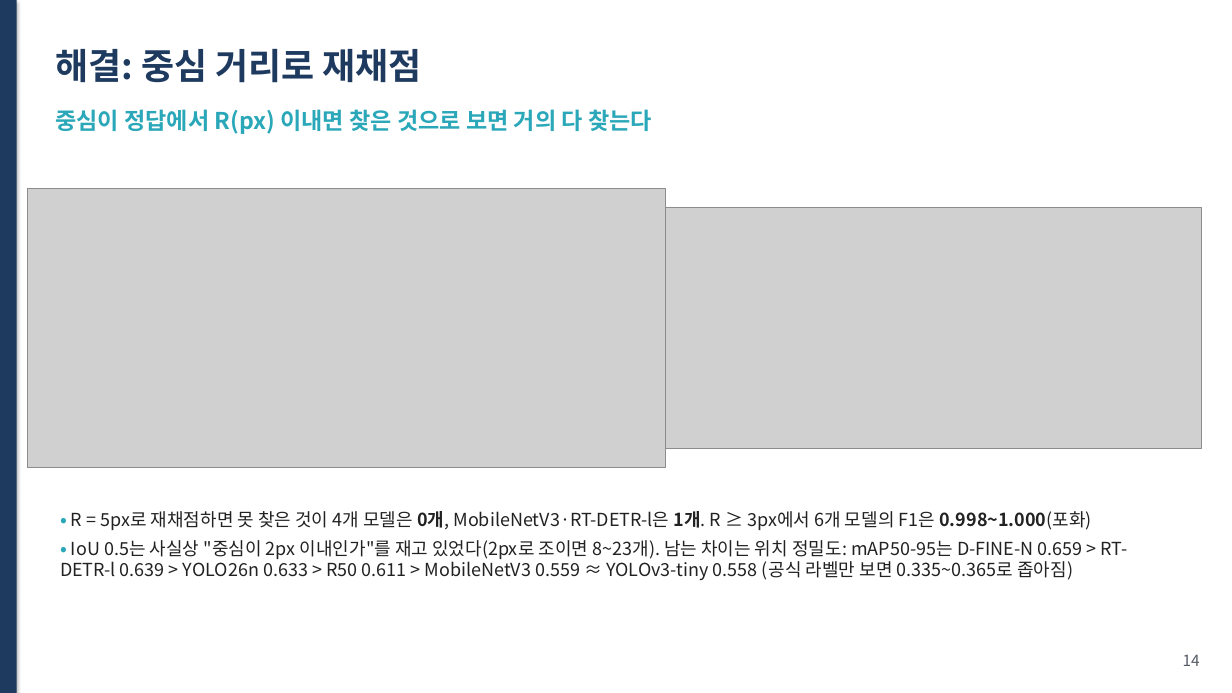
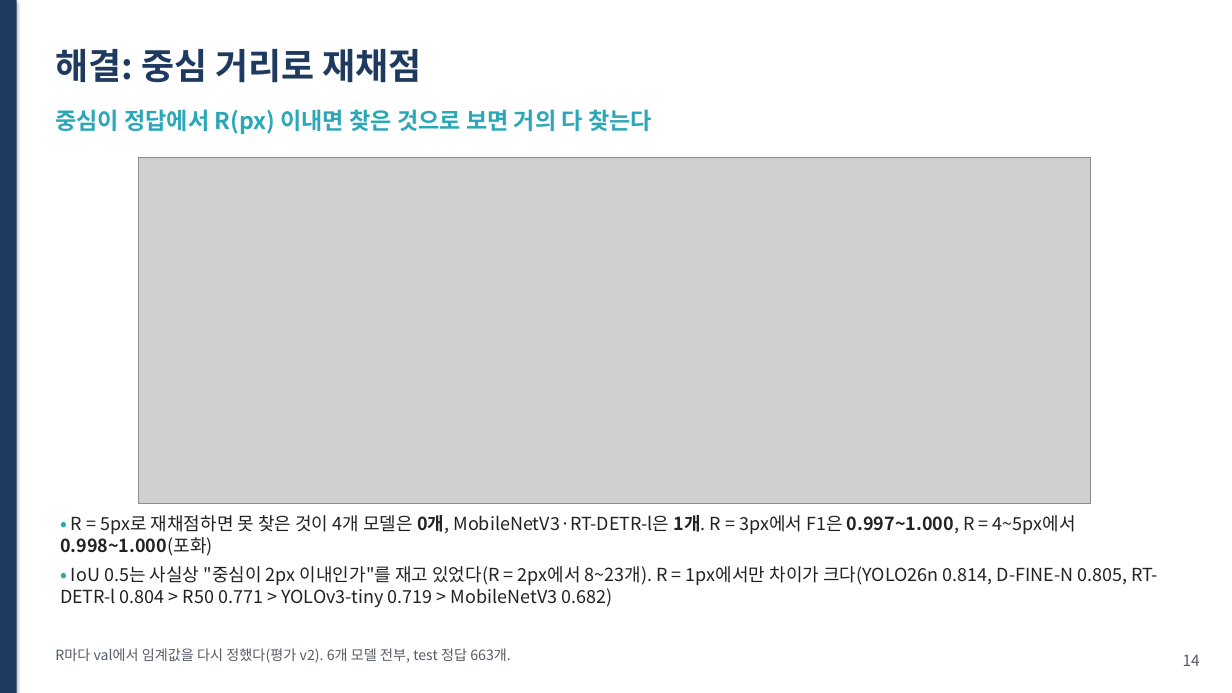
Before and after one commit to hmy7788/kamp_xray_detection, a slide deck: slide 14 of ppt/presentation.pptx. Drawn at 1232x693 pixels with LibreOffice and Linux fonts; fonts in the diff are those of the drawing; grey boxes stand for pictures. Boxes give left, top, right and bottom in pixels: in the first picture for what was removed or moved away, otherwise in the second. Text is boxed around its words. In the diff, an @@ line names an element or a change of style, - is before the commit and + after.

```diff
--- a/ppt/presentation.pptx
+++ b/ppt/presentation.pptx
@@ picture: place and size @@
-picture at <box>665,208,1202,448</box>
+picture at <box>139,157,1091,504</box>
@@ picture removed at <box>28,189,665,468</box> @@
@@ text at <box>60,515,1158,607</box>: text changed @@
-• R = 5px로 재채점하면 못 찾은 것이 4개 모델은 0개, MobileNetV3·RT-DETR-l은 1개. R ≥ 3px에서 6개 모델의 F1은 0.998~1.000(포화)
-• IoU 0.5는 사실상 "중심이 2px 이내인가"를 재고 있었다(2px로 조이면 8~23개). 남는 차이는 위치 정밀도: mAP50-95는 D-FINE-N 0.659 > RT-DETR-l 0.639 > YOLO26n 0.633 > R50 0.611 > MobileNetV3 0.559 ≈ YOLOv3-tiny 0.558 (공식 라벨만 보면 0.335~0.365로 좁아짐)
+• R = 5px로 재채점하면 못 찾은 것이 4개 모델은 0개, MobileNetV3·RT-DETR-l은 1개. R = 3px에서 F1은 0.997~1.000, R = 4~5px에서 0.998~1.000(포화)
+• IoU 0.5는 사실상 "중심이 2px 이내인가"를 재고 있었다(R = 2px에서 8~23개). R = 1px에서만 차이가 크다(YOLO26n 0.814, D-FINE-N 0.805, RT-DETR-l 0.804 > R50 0.771 > YOLOv3-tiny 0.719 > MobileNetV3 0.682)
@@ text added at <box>55,648,511,663</box>, 11 pt, text #555B66 @@
+R마다 val에서 임계값을 다시 정했다(평가 v2). 6개 모델 전부, test 정답 663개.
```
Also in this commit, not shown: 16 other slides changed, 1 slide added, 19 other files.
